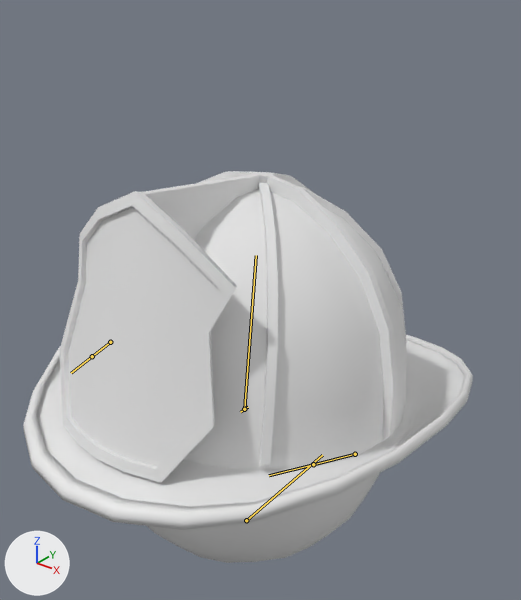
The FBX model WorkPlace/FBX/ANI_RedHelmet_ANIMTEST.fbx as it was, and as the next commit left it.
Rendered twice from a camera (50 mm lens) standing at (0.664, -0.79, 0.956) and looking at (-0.01, 0.053, 0.433). Arrows for +X, +Y and +Z are at lower left; the lights stay in place. Both versions are drawn at frame 24 of the action 'Start_StraightAhead'; the numbers are the values there. The bones that bend it are drawn over the model as lines.

The first picture shows 'Ball_LP', 'Helmet_LP', 'Rags_LP'.
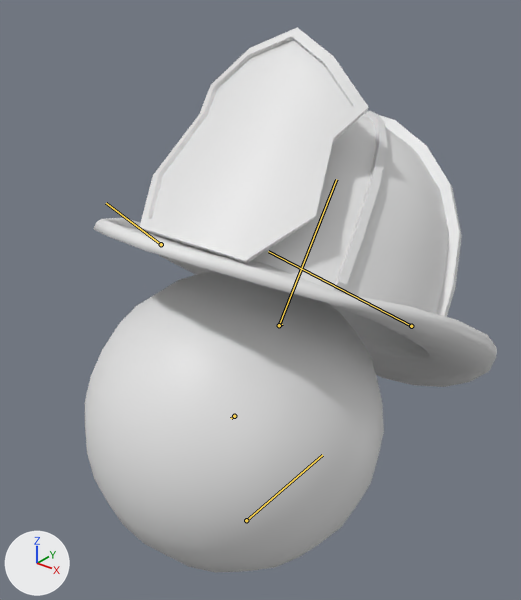
Commit message: Mise à jour anim test Assistant

Edits to the bpy script that builds the scene:
```text
Change bone_def_ball_pos:
    where bone_def_ball_pos = bpy.data.objects['Armature'].pose.bones['DEF_Ball_POS']  # child of 'DEF_Root'
    bone_def_ball_pos.location: (0.0, 0.0, 0.0) -> (0.0, 0.026, 0.0)
Change bone_def_helmet_pos:
    where bone_def_helmet_pos = bpy.data.objects['Armature'].pose.bones['DEF_Helmet_POS']  # child of 'DEF_Ball_POS'
    bone_def_helmet_pos.location: (0.0, 0.0, 0.0) -> (0.0, 0.107, 0.134)
Change bone_def_helmet_rot:
    where bone_def_helmet_rot = bpy.data.objects['Armature'].pose.bones['DEF_Helmet_ROT']  # child of 'DEF_Helmet_POS'
    bone_def_helmet_rot.rotation_quaternion: (1.0, 0.0, 0.0, 0.0) -> (0.967, -0.255, 0.0, 0.0)  # degrees (0, 0, 0) -> degrees (-30, 0, 0)
```

Location of each change, [x1, y1, x2, y2] in pixels of the pictures (521 x 600 px):
'Helmet_LP', posed (10% narrower): before [23, 172, 473, 530]; after [93, 27, 497, 387]
'Ball_LP', posed: before [147, 473, 380, 563]; after [85, 271, 384, 573]
'Rags_LP', posed: before [198, 171, 398, 468]; after [334, 111, 462, 317]
bone 'DEF_Ball_POS', root to tip: before (244, 409) to (240, 412); after (234, 416) to (231, 418)
bone 'DEF_Helmet_POS', root to tip: before (244, 409) to (248, 407); after (279, 325) to (282, 324)
bone 'DEF_Helmet_ROT', root to tip: before (244, 409) to (256, 255); after (279, 325) to (336, 179)
